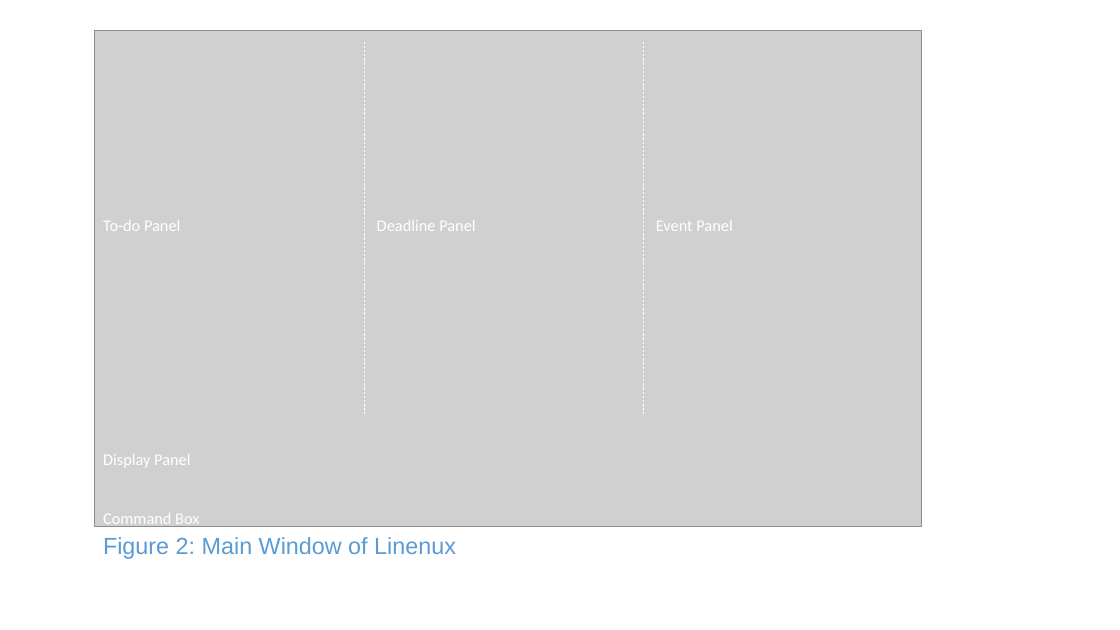
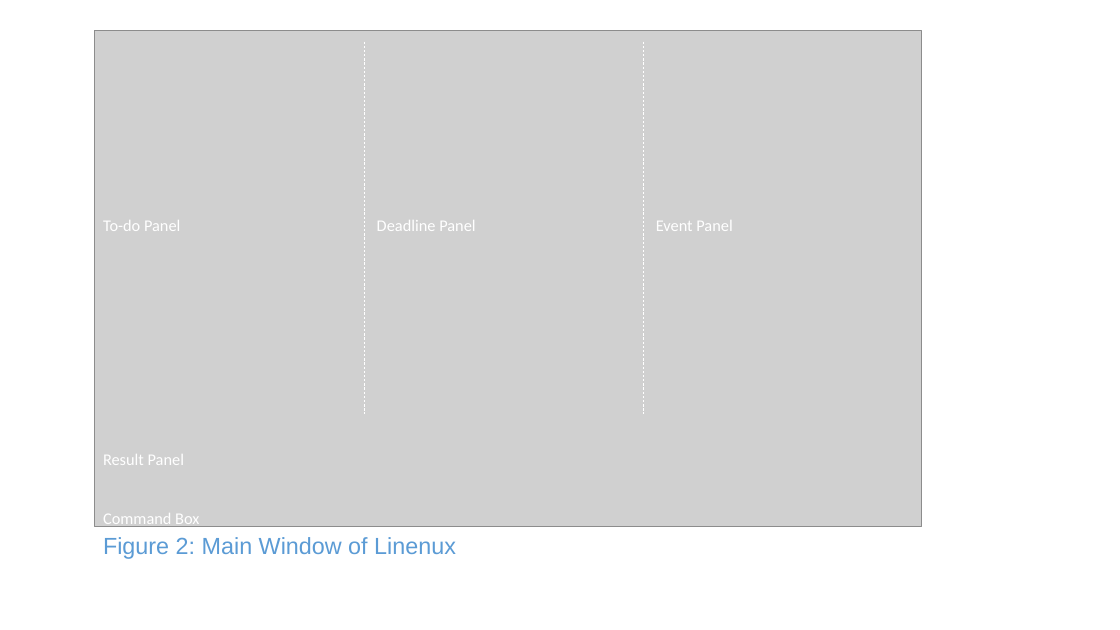
Before and after one commit to CS2103AUG2016-W11-C1/main, a slide deck: slide 2 of doc/UserGuide.pptx. Drawn at 1120x630 pixels with LibreOffice and Linux fonts; fonts in the diff are those of the drawing; grey boxes stand for pictures. Boxes give left, top, right and bottom in pixels: in the first picture for what was removed or moved away, otherwise in the second. Text is boxed around its words. In the diff, an @@ line names an element or a change of style, - is before the commit and + after.

```diff
--- a/doc/UserGuide.pptx
+++ b/doc/UserGuide.pptx
@@ text at <box>103,454,184,465</box>: text changed @@
-Display Panel
+Result Panel
```
Also in this commit, not shown: 10 other files.
